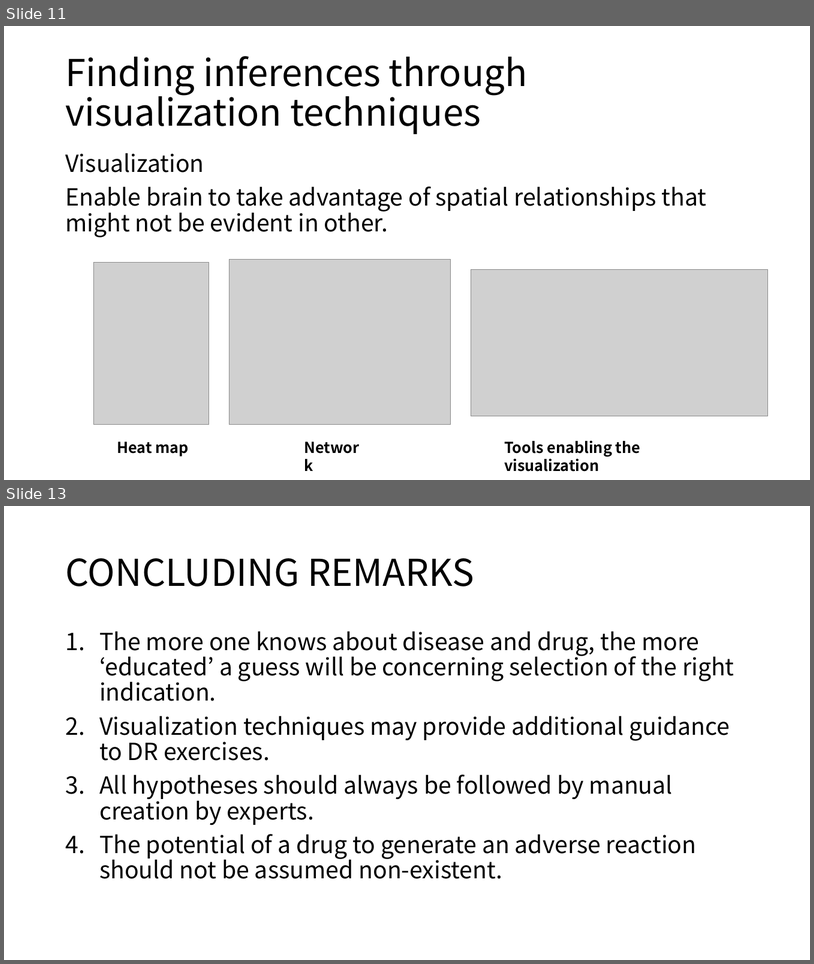
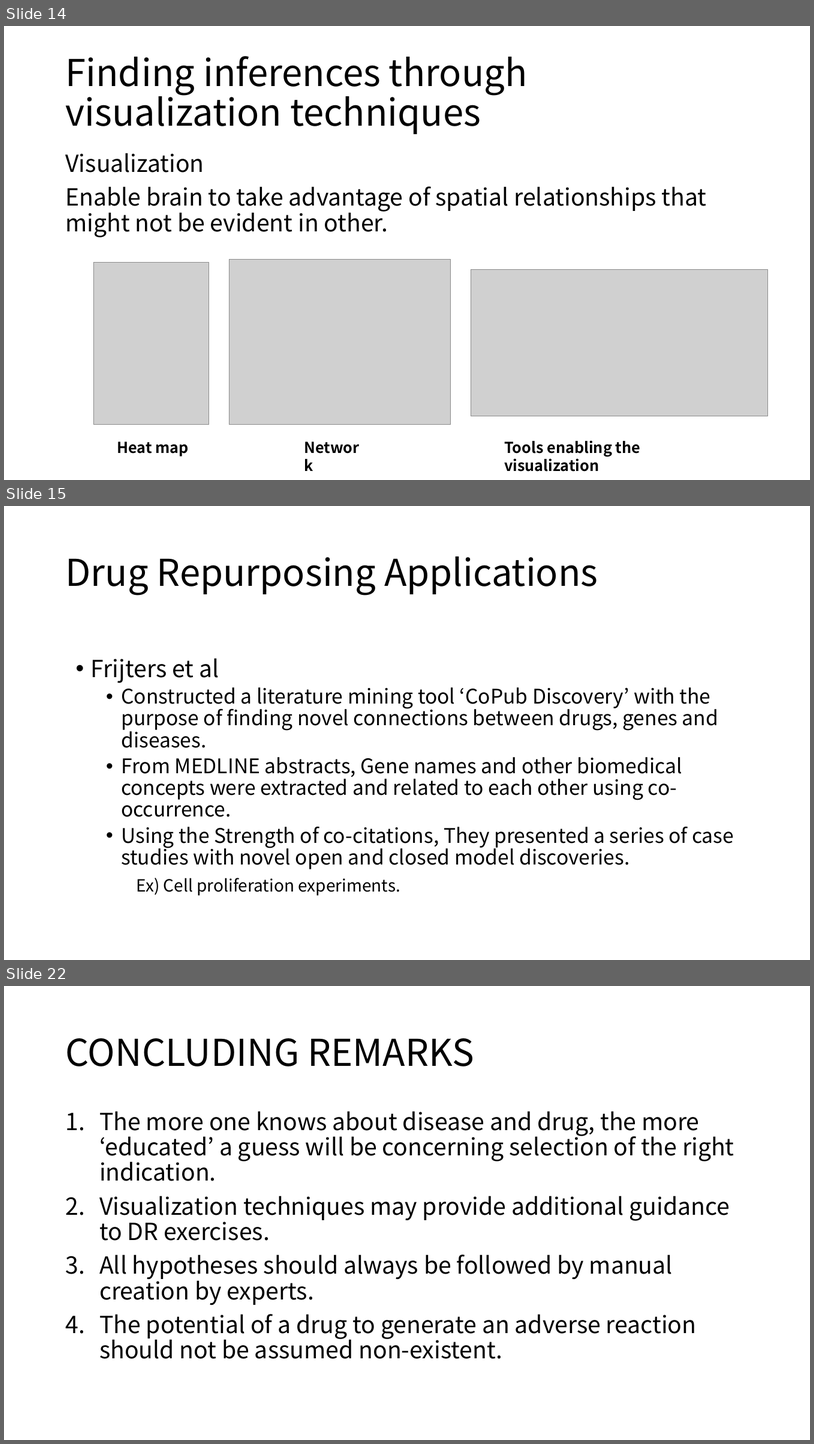
Before and after one commit to moklise/TIL, a slide deck: Review/[3] Literature mining, ontologies and information visualization for drug repurposing/Literature mining, ontologies and information visualization for.pptx. Shown one above the other, each under a label of ours: slides 11 and 13 before the commit, slides 14, 15 and 22 after it; the slides between them are not shown. The pictures are 814x964 and 814x1444 pixels, drawn with LibreOffice and Linux fonts; fonts in the diff are those of the drawing; grey boxes stand for pictures. Boxes give left, top, right and bottom in pixels: in the first picture for what was removed or moved away, otherwise in the second. Text is boxed around its words. In the diff, an @@ line names an element or a change of style, - is before the commit and + after.

Commit message:
[Publication Review] Literature mining, ontologies and information visualization for drug repurposing added PPT

```diff
--- a/Review/[3] Literature mining, ontologies and information visualization for drug repurposing/Literature mining, ontologies and information visualization for.pptx
+++ b/Review/[3] Literature mining, ontologies and information visualization for drug repurposing/Literature mining, ontologies and information visualization for.pptx
@@ slide 15 added at (4, 506, 810, 960), background #FFFFFF @@
@@ title added at (65, 556, 599, 595), 44 pt, text #000000 @@
+Drug Repurposing Applications
@@ text added at (91, 658, 734, 895), 24 pt, text #000000 @@
+• Frijters et al
+  • Constructed a literature mining tool ‘CoPub Discovery’ with the purpose of finding novel connections between drugs, genes and diseases.
+  • From MEDLINE abstracts, Gene names and other biomedical concepts were extracted and related to each other using co-occurrence.
+  • Using the Strength of co-citations, They presented a series of case studies with novel open and closed model discoveries.
+Ex) Cell proliferation experiments.
@@ what was slide 11 is now slide 14 @@
@@ what was slide 13 is now slide 22 @@
```
Also in this commit, not shown: 9 other slides added, 1 other file.
